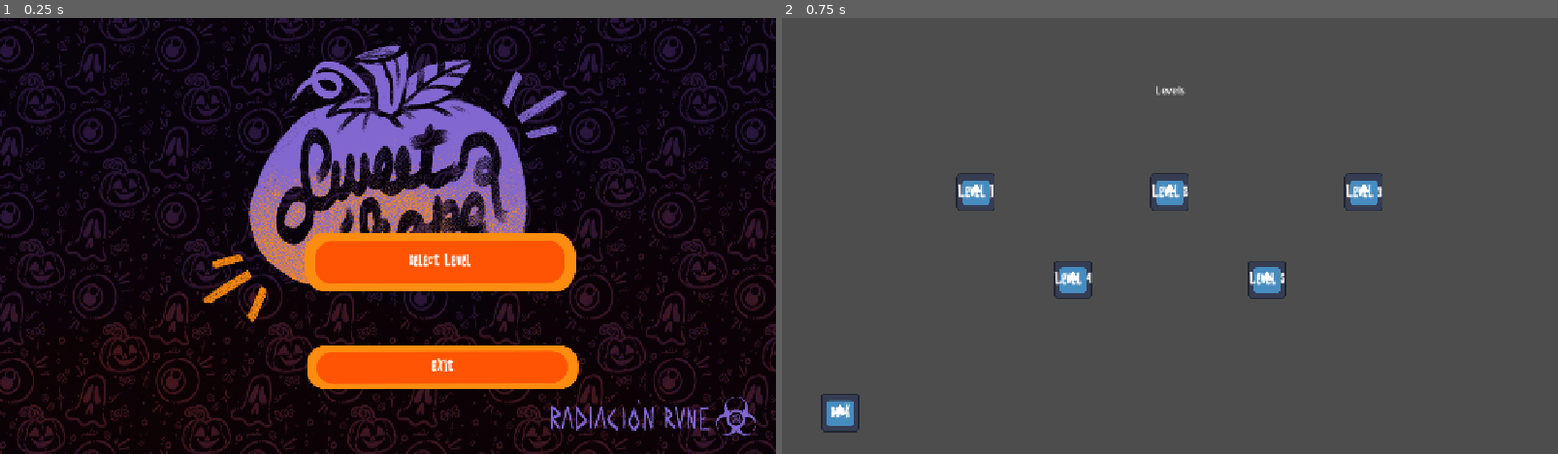
Above: before the commit, frames 1-2 (left to right).
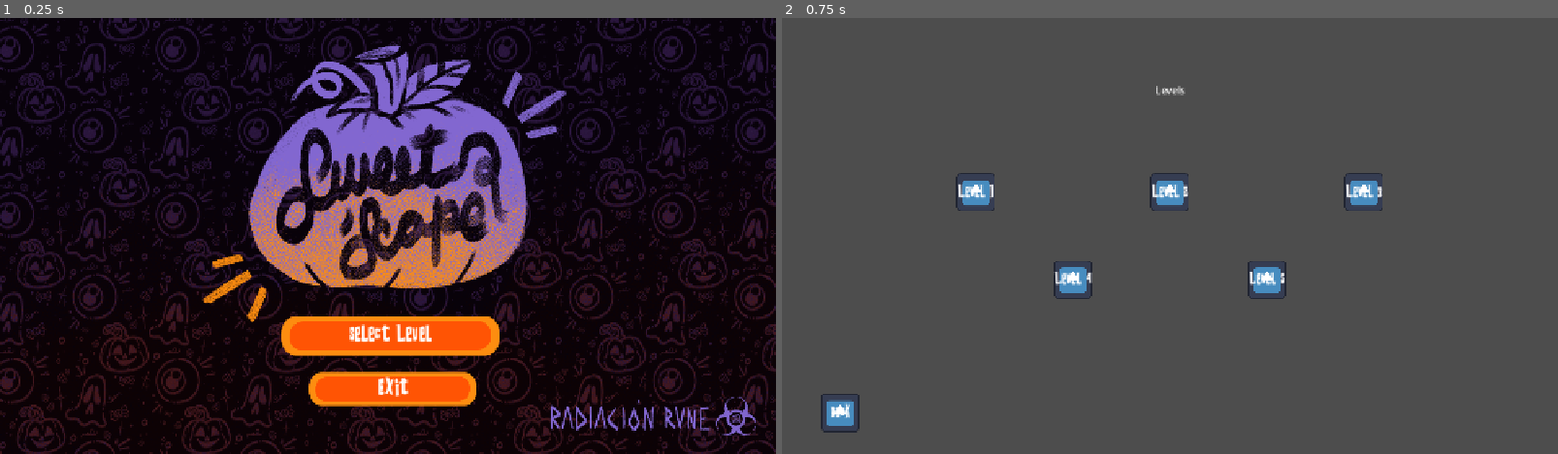
Above: after the commit, the same moments.

Repository: Couselin/RadiacionRune
Game: Godot game, scene res://01_scenes/04_screens/main_menu.tscn
Same seed, same stepped clock (60 frames per second), same inputs: the game is played once before the commit and once after it. The engine's default icon, where the game draws it, is replaced by a stand-in: a white triangle on a blue panel in a dark square.
Inputs:
- Up to frame 1 (0.25 s): no input
- Up to frame 2 (0.75 s): click "Select Level" at 0.5 s

The runs differ from the first frame. In frame 1, 10% of the frame differs, in the area x 36-75%, y 49-90%; in frame 2, nothing differs.

Commit message:
main scene finished

Diff:
--- a/radiacion-rune/01_scenes/04_screens/main_menu.tscn
+++ b/radiacion-rune/01_scenes/04_screens/main_menu.tscn
@@ -24,27 +24,27 @@
 
 [node name="SelectLevel" parent="." unique_id=997814475 instance=ExtResource("1_5usjw")]
 layout_mode = 0
-offset_left = 492.0
-offset_top = 338.0
-offset_right = 788.0
-offset_bottom = 466.0
+offset_left = 456.0
+offset_top = 480.0
+offset_right = 832.0
+offset_bottom = 568.0
 texture_normal = ExtResource("4_c4xgr")
 texture_pressed = ExtResource("5_vna32")
 texture_hover = ExtResource("6_u2ut5")
-ignore_texture_size = false
 button_text = "Select Level"
+size_text = 40
 
 [node name="Exit" parent="." unique_id=2035615169 instance=ExtResource("1_5usjw")]
 layout_mode = 0
-offset_left = 496.0
-offset_top = 528.0
-offset_right = 964.0
-offset_bottom = 624.0
+offset_left = 504.0
+offset_top = 576.0
+offset_right = 792.0
+offset_bottom = 648.0
 texture_normal = ExtResource("4_c4xgr")
 texture_pressed = ExtResource("5_vna32")
 texture_hover = ExtResource("6_u2ut5")
-ignore_texture_size = false
 button_text = "Exit"
+size_text = 40
 
 [node name="Label" type="Label" parent="." unique_id=804545514]
 layout_mode = 1
